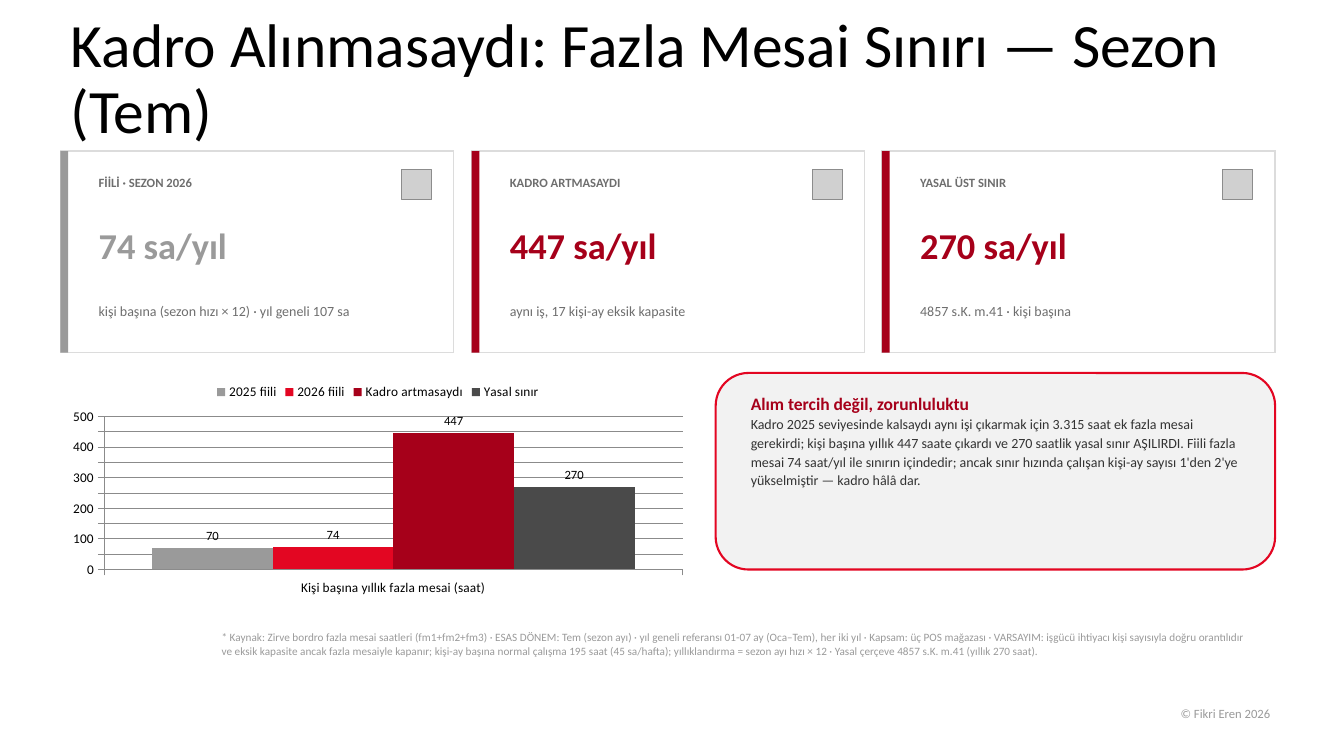
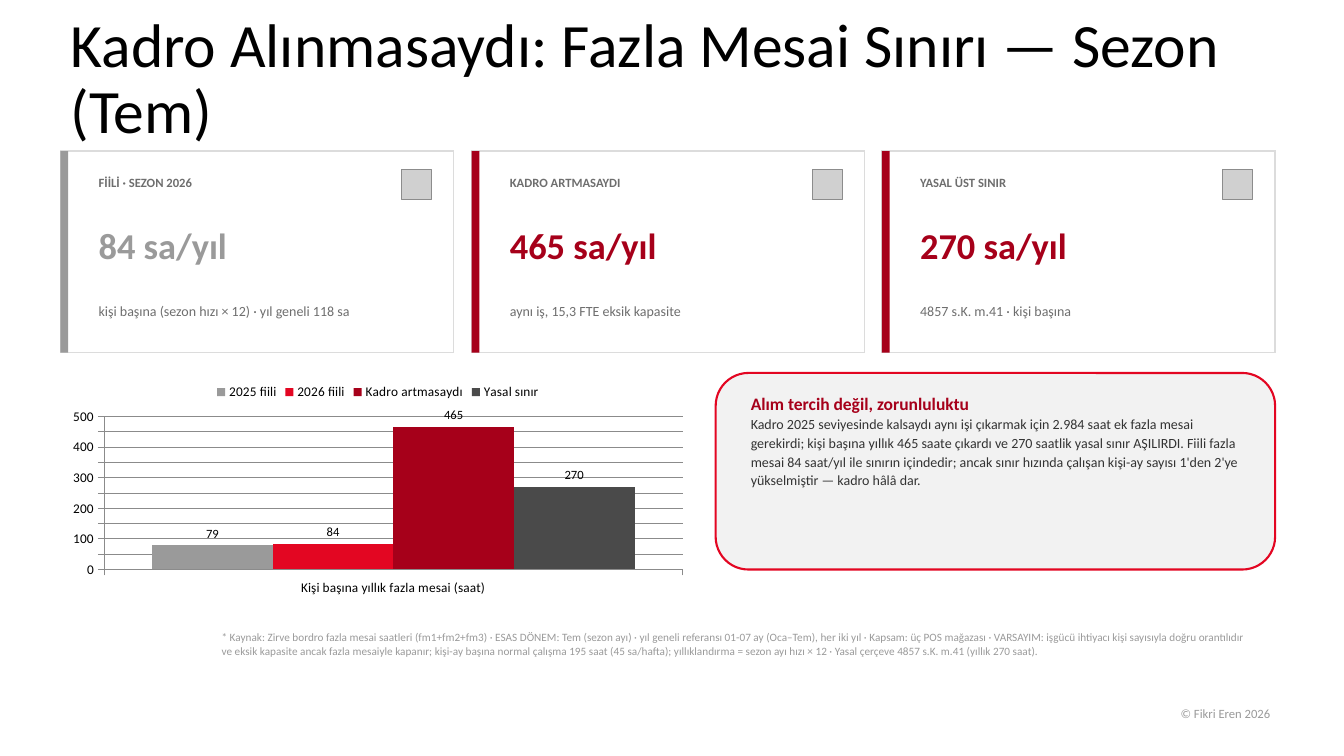
Before and after one commit to fikrierenn/pusula, a slide deck: slide 15 of briefings/sezon-kadro-20260902/sunum-kadro-sezon2026.pptx. Drawn at 1344x756 pixels with LibreOffice and Linux fonts; fonts in the diff are those of the drawing; grey boxes stand for pictures; background and template pictures are left out. Boxes give left, top, right and bottom in pixels: in the first picture for what was removed or moved away, otherwise in the second. Text is boxed around its words. In the diff, an @@ line names an element or a change of style, - is before the commit and + after.

```diff
--- a/briefings/sezon-kadro-20260902/sunum-kadro-sezon2026.pptx
+++ b/briefings/sezon-kadro-20260902/sunum-kadro-sezon2026.pptx
@@ text at (99, 233, 227, 265): text changed @@
-74 sa/yıl
+84 sa/yıl
@@ text at (510, 233, 656, 265): text changed @@
-447 sa/yıl
+465 sa/yıl
@@ text at (99, 306, 349, 319): text changed @@
-kişi başına (sezon hızı × 12) · yıl geneli 107 sa
+kişi başına (sezon hızı × 12) · yıl geneli 118 sa
@@ text at (510, 306, 681, 319): text changed @@
-aynı iş, 17 kişi-ay eksik kapasite
+aynı iş, 15,3 FTE eksik kapasite
@@ column chart at (60, 373, 696, 600) @@
@@ 2025 fiili, Kişi başına yıllık fazla mesai (saat): 70 to 79 @@
@@ 2026 fiili, Kişi başına yıllık fazla mesai (saat): 74 to 84 @@
@@ Kadro artmasaydı, Kişi başına yıllık fazla mesai (saat): 447 to 465 @@
@@ text at (751, 419, 1237, 488): text changed @@
-Kadro 2025 seviyesinde kalsaydı aynı işi çıkarmak için 3.315 saat ek fazla mesai gerekirdi; kişi başına yıllık 447 saate çıkardı ve 270 saatlik yasal sınır AŞILIRDI. Fiili fazla mesai 74 saat/yıl ile sınırın içindedir; ancak sınır hızında çalışan kişi-ay sayısı 1'den 2'ye yükselmiştir — kadro hâlâ dar.
+Kadro 2025 seviyesinde kalsaydı aynı işi çıkarmak için 2.984 saat ek fazla mesai gerekirdi; kişi başına yıllık 465 saate çıkardı ve 270 saatlik yasal sınır AŞILIRDI. Fiili fazla mesai 84 saat/yıl ile sınırın içindedir; ancak sınır hızında çalışan kişi-ay sayısı 1'den 2'ye yükselmiştir — kadro hâlâ dar.
```
Also in this commit, not shown: 3 other slides changed, 10 other files.
